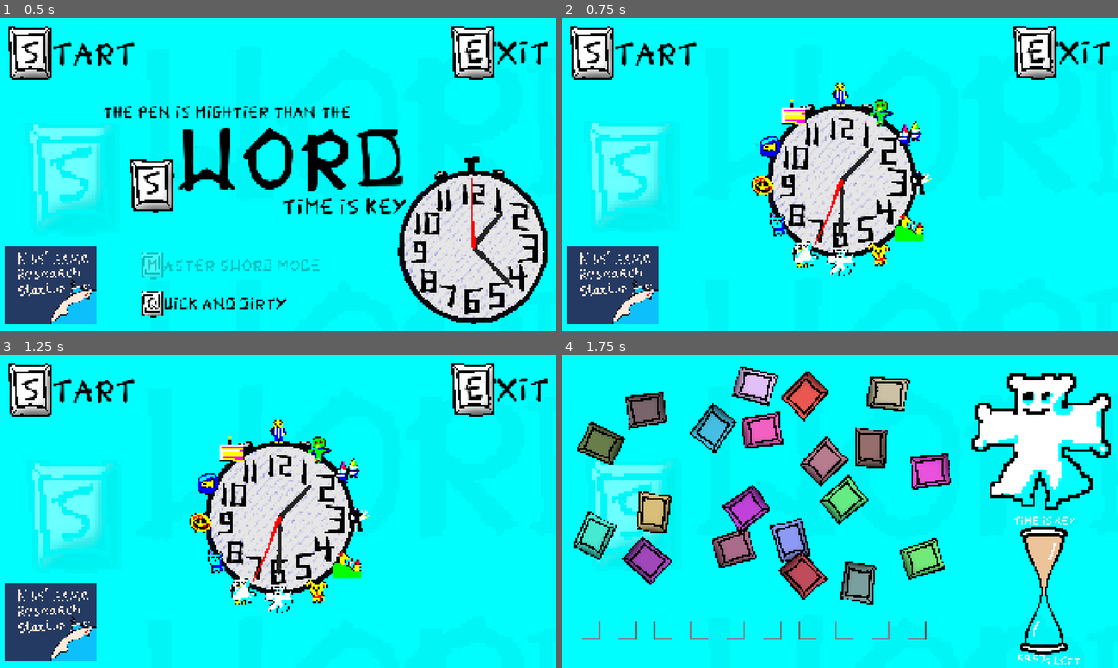
Above: before the commit, frames 1-4 (two rows, left to right).
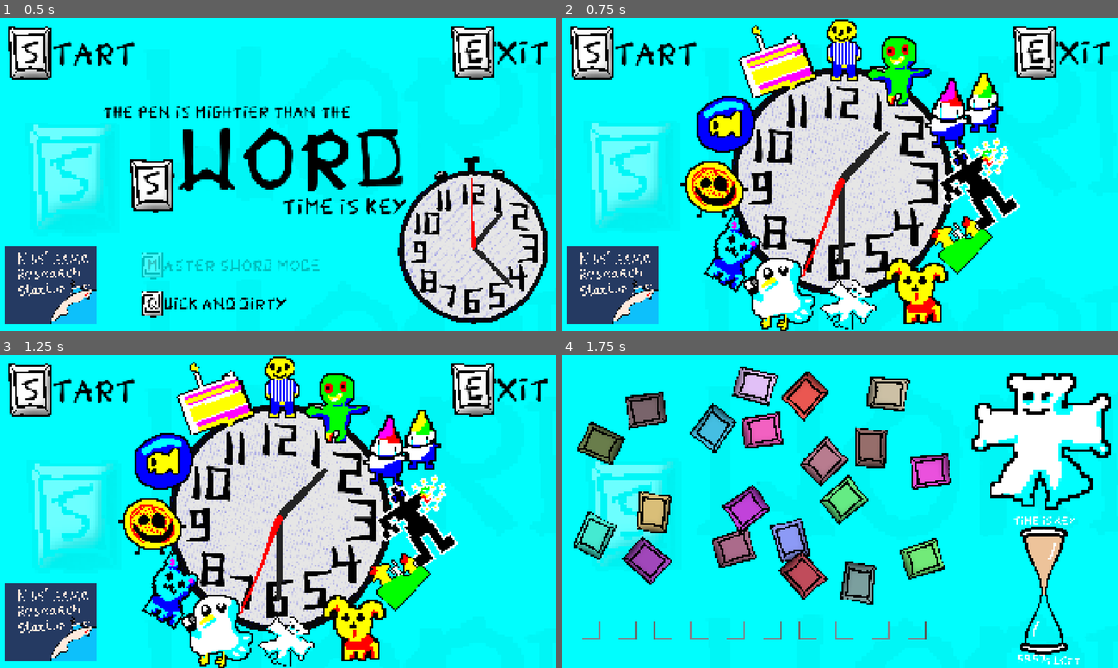
Above: after the commit, the same moments.

Repository: perlindgren/s_word
Game: Godot game, scene res://scenes/game_manager.tscn
Two runs of this game, one before a commit and one after it. Both use one fixed random seed, a clock stepped at 60 frames per second and the inputs below.
Inputs (mouse positions are in pixels of both pictures, inside the frame that each line leads up to):
- Up to frame 1 (0.5 s): no input
- Up to frame 2 (0.75 s): click (589, 52) at 0.5 s
- Up to frame 3 (1.25 s): no input
- Up to frame 4 (1.75 s): click (589, 389) at 1.25 s

Frame 1 is identical in both runs. In frame 2, 31% of the frame differs, in the area x 21-83%, y 0-100%; in frame 3, 31%; in frame 4, nothing differs.

Commit message:
moved some awesome stickers

Diff:
--- a/scenes/game_loop_menu.tscn
+++ b/scenes/game_loop_menu.tscn
@@ -227,69 +227,77 @@
 
 [node name="ClockWheel" type="Node2D" parent="." unique_id=719897109]
 position = Vector2(966.0001, 563)
-scale = Vector2(0.75, 0.75)
+scale = Vector2(1.12, 1.12)
 
 [node name="Clock" parent="ClockWheel" unique_id=2000448681 instance=ExtResource("6_icjmd")]
 
-[node name="HouseOnFire" type="Sprite2D" parent="." unique_id=295369755]
-position = Vector2(1200, 722)
+[node name="Node2D" type="Node2D" parent="ClockWheel" unique_id=1033466130]
+position = Vector2(263.99988, 150.40002)
+scale = Vector2(3.1999998, 3.1999998)
+
+[node name="Goblin" type="Sprite2D" parent="ClockWheel/Node2D" unique_id=981812064]
+position = Vector2(-23.627228, -156.65402)
+scale = Vector2(1.5, 1.5)
+texture = ExtResource("8_0xkhp")
+
+[node name="Dwarf" type="Sprite2D" parent="ClockWheel/Node2D" unique_id=1311489813]
+position = Vector2(40.26788, -111.73215)
 scale = Vector2(2, 2)
-texture = ExtResource("7_18kbl")
-
-[node name="Goblin" type="Sprite2D" parent="." unique_id=981812064]
-position = Vector2(1106, 323)
-scale = Vector2(2, 2)
-texture = ExtResource("8_0xkhp")
-
-[node name="Dog" type="Sprite2D" parent="." unique_id=1639704929]
-position = Vector2(1093, 803)
-scale = Vector2(2.5, 2.5)
-texture = ExtResource("9_yq88f")
-
-[node name="Dwarf" type="Sprite2D" parent="." unique_id=1311489813]
-position = Vector2(1205, 404)
-scale = Vector2(2.25, 2.25)
 texture = ExtResource("10_qngwn")
 
-[node name="Cake" type="Sprite2D" parent="." unique_id=679579692]
-position = Vector2(803, 324)
-scale = Vector2(2, 2)
-texture = ExtResource("11_2uy04")
-
-[node name="JohnSmith" type="Sprite2D" parent="." unique_id=1793670422]
-position = Vector2(964, 264)
-scale = Vector2(2, 2)
-texture = ExtResource("12_u16os")
-
-[node name="Seagul" type="Sprite2D" parent="." unique_id=1676229114]
-position = Vector2(837, 815)
-scale = Vector2(2, 2)
-texture = ExtResource("13_iyxtv")
-
-[node name="Robot" type="Sprite2D" parent="." unique_id=854933758]
-position = Vector2(1231, 571)
+[node name="Robot" type="Sprite2D" parent="ClockWheel/Node2D" unique_id=854933758]
+position = Vector2(48.917427, -40.58258)
+rotation = -0.58119464
 scale = Vector2(2, 2)
 texture = ExtResource("14_v1b1m")
 
-[node name="Plillowman" type="Sprite2D" parent="." unique_id=298825804]
-position = Vector2(962, 846)
+[node name="HouseOnFire" type="Sprite2D" parent="ClockWheel/Node2D" unique_id=295369755]
+position = Vector2(27.991081, 7.687494)
+rotation = -0.8150688
+scale = Vector2(0.99999994, 0.99999994)
+texture = ExtResource("7_18kbl")
+
+[node name="Dog" type="Sprite2D" parent="ClockWheel/Node2D" unique_id=1639704929]
+position = Vector2(-10.513388, 48.982143)
 scale = Vector2(2, 2)
+texture = ExtResource("9_yq88f")
+
+[node name="Plillowman" type="Sprite2D" parent="ClockWheel/Node2D" unique_id=298825804]
+position = Vector2(-76.919624, 72.69866)
+rotation = 0.6981317
 texture = ExtResource("15_35wn2")
 
-[node name="Fish" type="Sprite2D" parent="." unique_id=495400481]
-position = Vector2(716, 442)
+[node name="Seagul" type="Sprite2D" parent="ClockWheel/Node2D" unique_id=1676229114]
+position = Vector2(-142.20981, 60.97991)
+scale = Vector2(1.5, 1.5)
+texture = ExtResource("13_iyxtv")
+
+[node name="Cat" type="Sprite2D" parent="ClockWheel/Node2D" unique_id=924985852]
+position = Vector2(-182.10936, 13.267864)
+rotation = 0.58119464
 scale = Vector2(2, 2)
+texture = ExtResource("18_qlxap")
+
+[node name="Pizza" type="Sprite2D" parent="ClockWheel/Node2D" unique_id=970042875]
+position = Vector2(-206.00002, -40.25)
+scale = Vector2(1.5, 1.5)
+texture = ExtResource("17_weq0d")
+
+[node name="Fish" type="Sprite2D" parent="ClockWheel/Node2D" unique_id=495400481]
+position = Vector2(-196.33926, -103.08259)
+scale = Vector2(1.5, 1.5)
 texture = ExtResource("16_jx68v")
 
-[node name="Pizza" type="Sprite2D" parent="." unique_id=970042875]
-position = Vector2(693, 579)
-scale = Vector2(2, 2)
-texture = ExtResource("17_weq0d")
-
-[node name="Cat" type="Sprite2D" parent="." unique_id=924985852]
-position = Vector2(746, 699.00006)
-scale = Vector2(2.5, 2.5)
-texture = ExtResource("18_qlxap")
+[node name="Cake" type="Sprite2D" parent="ClockWheel/Node2D" unique_id=679579692]
+position = Vector2(-147.51115, -166.69862)
+rotation = -0.34906584
+scale = Vector2(1.5, 1.5)
+texture = ExtResource("11_2uy04")
+
+[node name="JohnSmith" type="Sprite2D" parent="ClockWheel/Node2D" unique_id=1793670422]
+position = Vector2(-79.43077, -173.11607)
+scale = Vector2(1.5, 1.5)
+texture = ExtResource("12_u16os")
 
 [connection signal="mouse_entered" from="ExitButton/ExitButton" to="ExitButton/ExitButton" method="_on_mouse_entered"]
 [connection signal="mouse_exited" from="ExitButton/ExitButton" to="ExitButton/ExitButton" method="_on_mouse_exited"]
